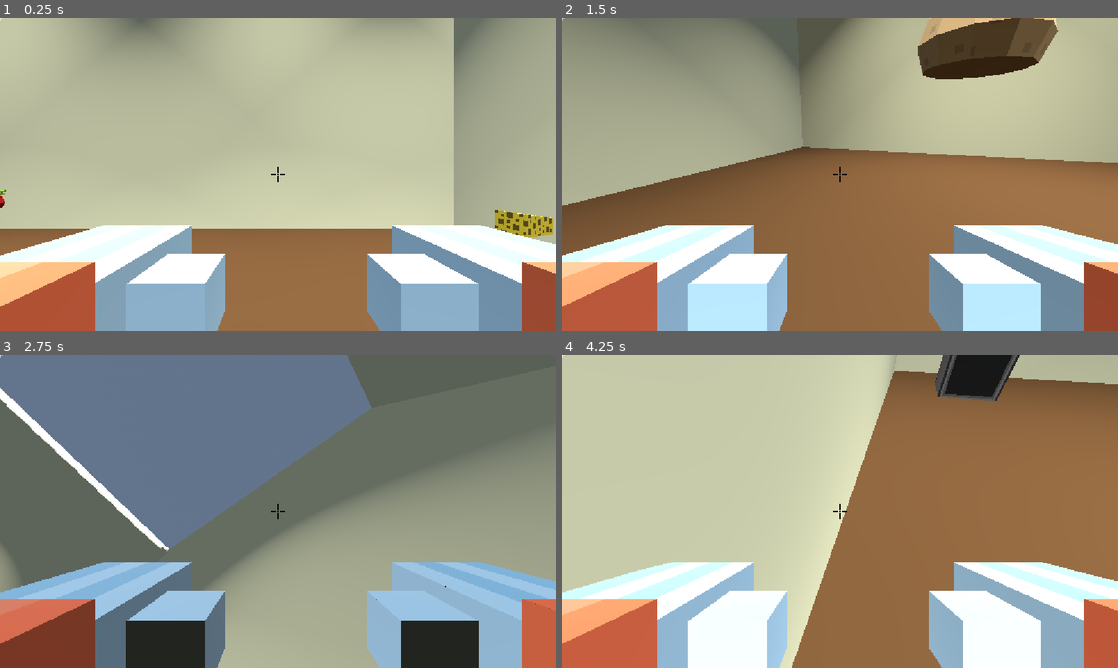
Above: before the commit, frames 1-4 (two rows, left to right).
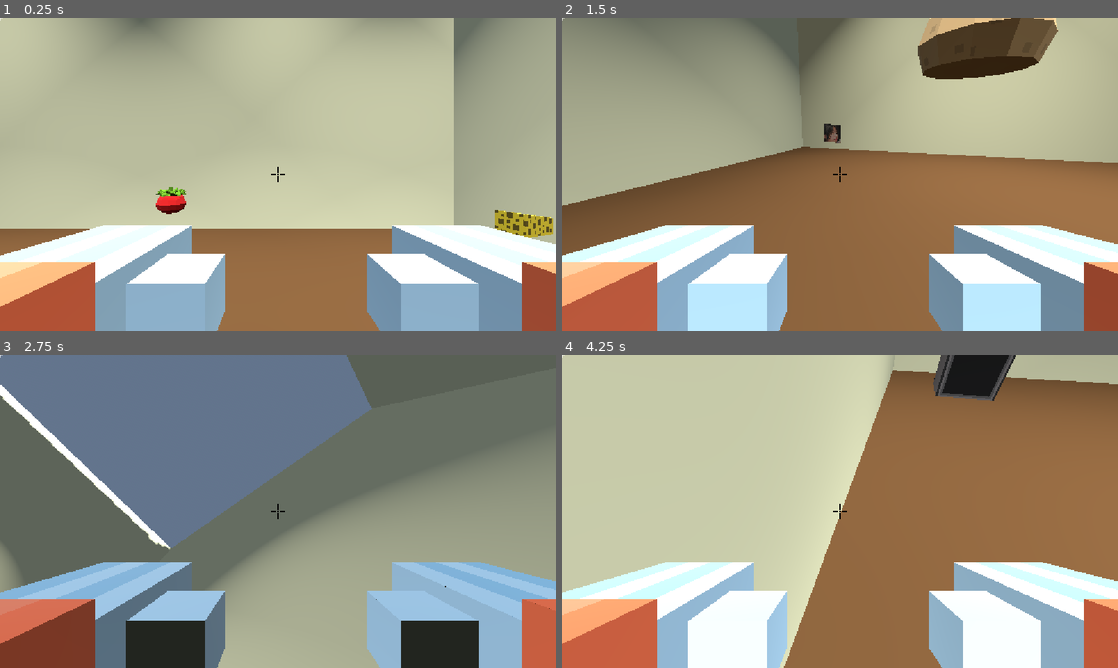
Above: after the commit, the same moments.

Repository: msoloho/Bouncy-Cooking
Game: Godot game, scene res://main.tscn
Two runs of this game, one before a commit and one after it. Both use one fixed random seed, a clock stepped at 60 frames per second and the inputs below.
Inputs (mouse positions are in pixels of both pictures, inside the frame that each line leads up to):
- Up to frame 1 (0.25 s): no input
- Up to frame 2 (1.5 s): tap Enter (ui_accept) at 0.5, 0.77 s; move the mouse to (962, 158) at 0.52 s; hold D (right) 0.53-1.28 s; click (962, 158) at 0.67 s; move the mouse to (728, 190) at 1.27 s; hold S (backwards) from 1.28 s (still down)
- Up to frame 3 (2.75 s): tap Enter (ui_accept) at 1.52 s; move the mouse to (333, 442) at 2.02 s; release S (backwards) at 2.03 s; hold D (right) from 2.03 s (still down)
- Up to frame 4 (4.25 s): move the mouse to (812, 574) at 2.77 s; release D (right) at 2.78 s; hold W (forwards) 2.78-3.53 s; click (812, 574) at 2.92 s; tap Enter (ui_accept) at 3.02, 3.77 s; move the mouse to (1006, 558) at 3.52 s; hold A (left) from 3.53 s (still down)

The runs differ from the first frame. In frame 1, 0.4% of the frame differs, in the area x 0-34%, y 54-63%; in frame 2, 0.2%; in frame 3, 0.7%; in frame 4, 1.2%, in the area x 14-99%, y 0-100%.

Commit message:
added area3d for customer

Diff:
--- a/bouncy-cooking/customer_spawn.gd
+++ b/bouncy-cooking/customer_spawn.gd
@@ -33,7 +33,7 @@
 		return
 
 	# Add her to the kitchen.
-	get_parent().add_child(customer)
+	get_parent().add_child.call_deferred(customer)
 
 	# Move her to the spawn point.
 	customer.global_transform = global_transform
--- a/bouncy-cooking/main.tscn
+++ b/bouncy-cooking/main.tscn
@@ -49,10 +49,14 @@
 height = 3.3115234
 
 [sub_resource type="StandardMaterial3D" id="StandardMaterial3D_cegan"]
+transparency = 2
+alpha_scissor_threshold = 1.0
+alpha_antialiasing_mode = 1
+alpha_antialiasing_edge = 0.3
 albedo_color = Color(1, 1, 0.8117647, 1)
 
 [sub_resource type="BoxMesh" id="BoxMesh_if2el"]
-size = Vector3(0.6485596, 21.101318, 36.613586)
+size = Vector3(0.6485596, 21.529297, 36.613586)
 
 [sub_resource type="BoxShape3D" id="BoxShape3D_lxt76"]
 size = Vector3(0.6505127, 10.007263, 29.147217)
@@ -91,6 +95,8 @@
 
 [sub_resource type="BoxShape3D" id="BoxShape3D_8b0g1"]
 size = Vector3(0.9972534, 1.265564, 0.92668915)
+
+[sub_resource type="CapsuleShape3D" id="CapsuleShape3D_cp0eq"]
 
 [node name="Main" type="Node3D" unique_id=1000941574]
 
@@ -236,7 +242,7 @@
 shape = SubResource("BoxShape3D_i1ea1")
 
 [node name="Tomato" type="RigidBody3D" parent="." unique_id=1141108055 groups=["pickupable"]]
-transform = Transform3D(1, 0, 0, 0, 1, 0, 0, 0, 1, -11.116027, 1.6213737, -7.677516)
+transform = Transform3D(1, 0, 0, 0, 1, 0, 0, 0, 1, -4.015104, 1.6213737, -7.677516)
 collision_layer = 3
 mass = 0.001
 physics_material_override = SubResource("PhysicsMaterial_1bvp3")
@@ -292,7 +298,7 @@
 shape = SubResource("SphereShape3D_3ifht")
 
 [node name="Roomba" type="RigidBody3D" parent="." unique_id=353318549 groups=["pizza"]]
-transform = Transform3D(0.86016405, 0, -0.51001745, 0, 1, 0, 0.51001745, 0, 0.86016405, 2.1495943, 3.2427473, 17.684319)
+transform = Transform3D(0.86016405, 0, -0.51001745, 0, 1, 0, 0.51001745, 0, 0.86016405, 0.9402883, 3.2427473, 17.427553)
 mass = 0.001
 physics_material_override = SubResource("PhysicsMaterial_1bvp3")
 contact_monitor = true
@@ -322,10 +328,10 @@
 metadata/draggable = true
 
 [node name="CollisionShape3D" type="CollisionShape3D" parent="Pizza" unique_id=510616953]
+transform = Transform3D(1, 0, 0, 0, 1, 0, 0, 0, 1, 0.009534836, 0.5093777, -0.005955696)
 shape = SubResource("CylinderShape3D_cp0eq")
 
 [node name="Pizza" parent="Pizza" unique_id=64333968 instance=ExtResource("10_w48qg")]
-visible = false
 
 [node name="Stovetop" type="StaticBody3D" parent="." unique_id=350102538 groups=["target"]]
 transform = Transform3D(1, 0, -1.7484555e-07, 0, 1, 0, 1.7484555e-07, 0, 1, 5.6228867, 0.058793426, 12.010496)
@@ -358,9 +364,14 @@
 expand_mode = 1
 
 [node name="CustomerSpawn" type="Marker3D" parent="." unique_id=287782077]
-transform = Transform3D(1, 0, 0, 0, 1, 0, 0, 0, 1, 0, 2, 8.474684)
+transform = Transform3D(1, 0, 0, 0, 1, 0, 0, 0, 1, -12.347752, 1.4249947, 8.474684)
 script = ExtResource("18_074og")
 customer_scene = ExtResource("19_cegan")
+
+[node name="Area3D" type="Area3D" parent="CustomerSpawn" unique_id=1977358522]
+
+[node name="CollisionShape3D" type="CollisionShape3D" parent="CustomerSpawn/Area3D" unique_id=209224893]
+shape = SubResource("CapsuleShape3D_cp0eq")
 
 [connection signal="body_entered" from="Tomato" to="Tomato" method="_on_body_entered"]
 [connection signal="body_entered" from="Dough" to="Dough" method="_on_body_entered"]
